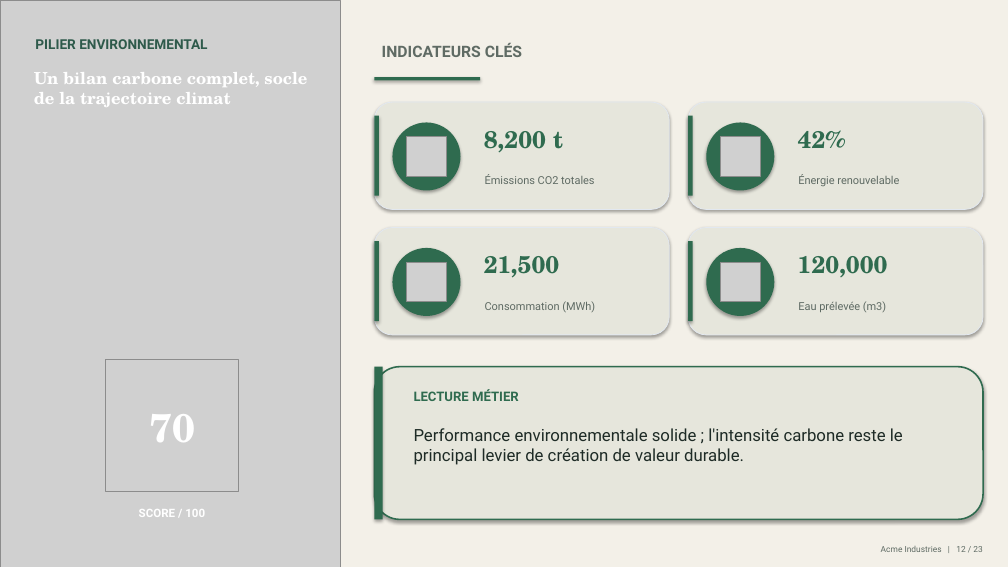
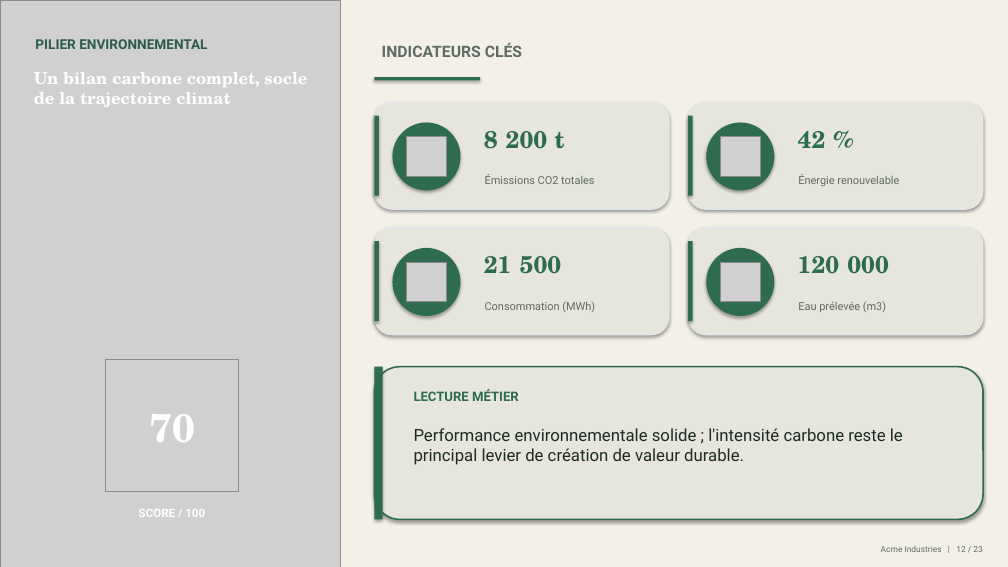
Before and after one commit to mehdiarrais-bot/Ethereal-ESG, a slide deck: slide 12 of examples/Presentation.pptx. Drawn at 1008x567 pixels with LibreOffice and Linux fonts; fonts in the diff are those of the drawing; grey boxes stand for pictures. Boxes give left, top, right and bottom in pixels: in the first picture for what was removed or moved away, otherwise in the second. Text is boxed around its words. In the diff, an @@ line names an element or a change of style, - is before the commit and + after.

```diff
--- a/examples/Presentation.pptx
+++ b/examples/Presentation.pptx
@@ text at box(484, 131, 564, 149): text changed @@
-8,200 t
+8 200 t
@@ text at box(798, 131, 826, 148): spaces changed @@
-42%
+42 %
@@ text at box(484, 256, 562, 274): text changed @@
-21,500
+21 500
@@ text at box(798, 256, 889, 274): text changed @@
-120,000
+120 000
```
Also in this commit, not shown: 7 other slides changed, 17 other files.
